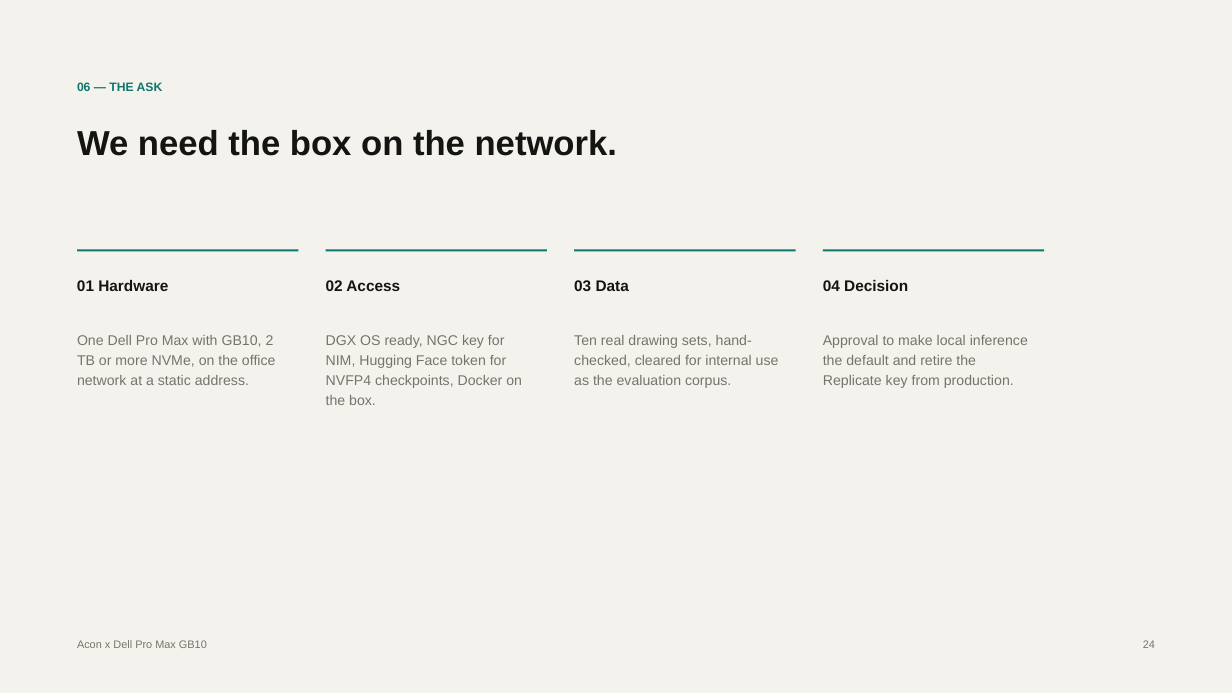
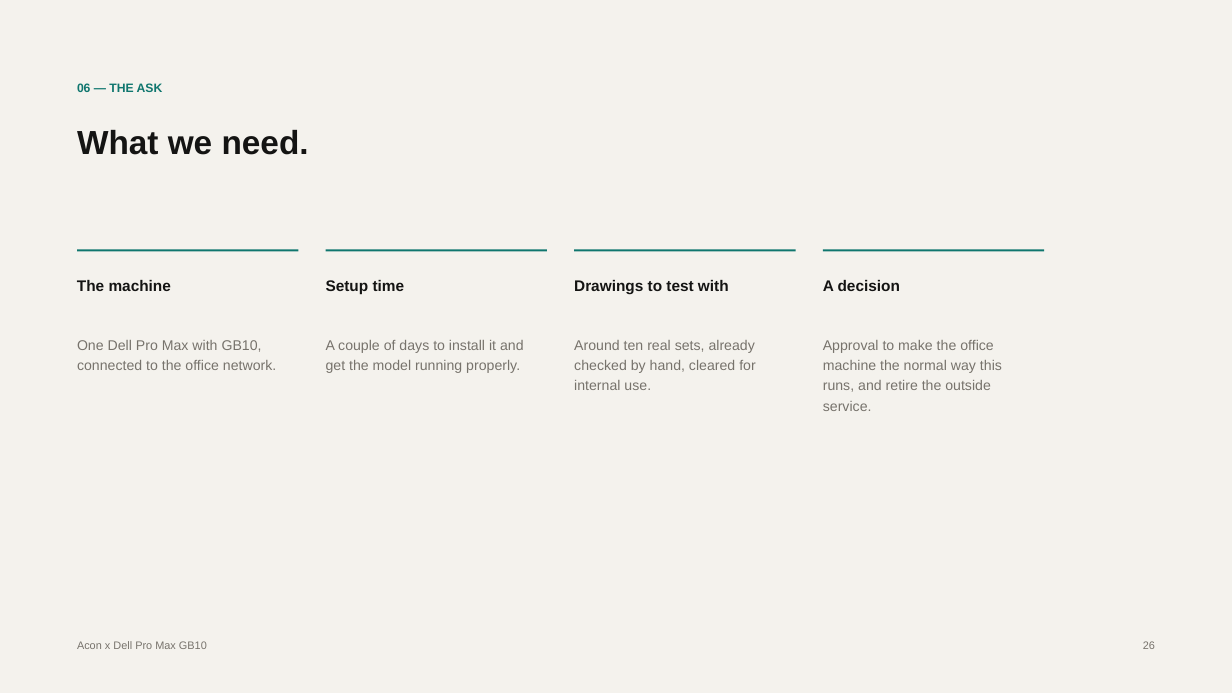
Before and after one commit to anishganapathi/A-con, a slide deck: slide 26 of docs/deck/acon-gb10-local-qwen-vl.pptx (slide 24 before the commit). Drawn at 1232x693 pixels with LibreOffice and Linux fonts; fonts in the diff are those of the drawing. Boxes give left, top, right and bottom in pixels: in the first picture for what was removed or moved away, otherwise in the second. Text is boxed around its words. In the diff, an @@ line names an element or a change of style, - is before the commit and + after.

```diff
--- a/docs/deck/acon-gb10-local-qwen-vl.pptx
+++ b/docs/deck/acon-gb10-local-qwen-vl.pptx
@@ text at [77, 130, 309, 155]: text changed; size 27 to 26 pt @@
-We need the box on the network.
+What we need.
@@ text at [77, 280, 171, 291]: text changed @@
-01 Hardware
+The machine
@@ text at [326, 280, 405, 295]: text changed @@
-02 Access
+Setup time
@@ text at [574, 280, 729, 295]: text changed @@
-03 Data
+Drawings to test with
@@ text at [823, 280, 900, 291]: text changed @@
-04 Decision
+A decision
@@ text at [77, 340, 276, 370]: text changed @@
-One Dell Pro Max with GB10, 2 TB or more NVMe, on the office network at a static address.
+One Dell Pro Max with GB10, connected to the office network.
@@ text at [326, 340, 524, 373]: text changed @@
-DGX OS ready, NGC key for NIM, Hugging Face token for NVFP4 checkpoints, Docker on the box.
+A couple of days to install it and get the model running properly.
@@ text at [574, 340, 755, 390]: text changed @@
-Ten real drawing sets, hand-checked, cleared for internal use as the evaluation corpus.
+Around ten real sets, already checked by hand, cleared for internal use.
@@ text at [823, 340, 1002, 411]: text changed @@
-Approval to make local inference the default and retire the Replicate key from production.
+Approval to make the office machine the normal way this runs, and retire the outside service.
@@ text at [1143, 641, 1155, 649]: text changed @@
-24
+26
```
Also in this commit, not shown: 16 other slides changed, 10 slides added, 8 slides removed, 20 other files.
